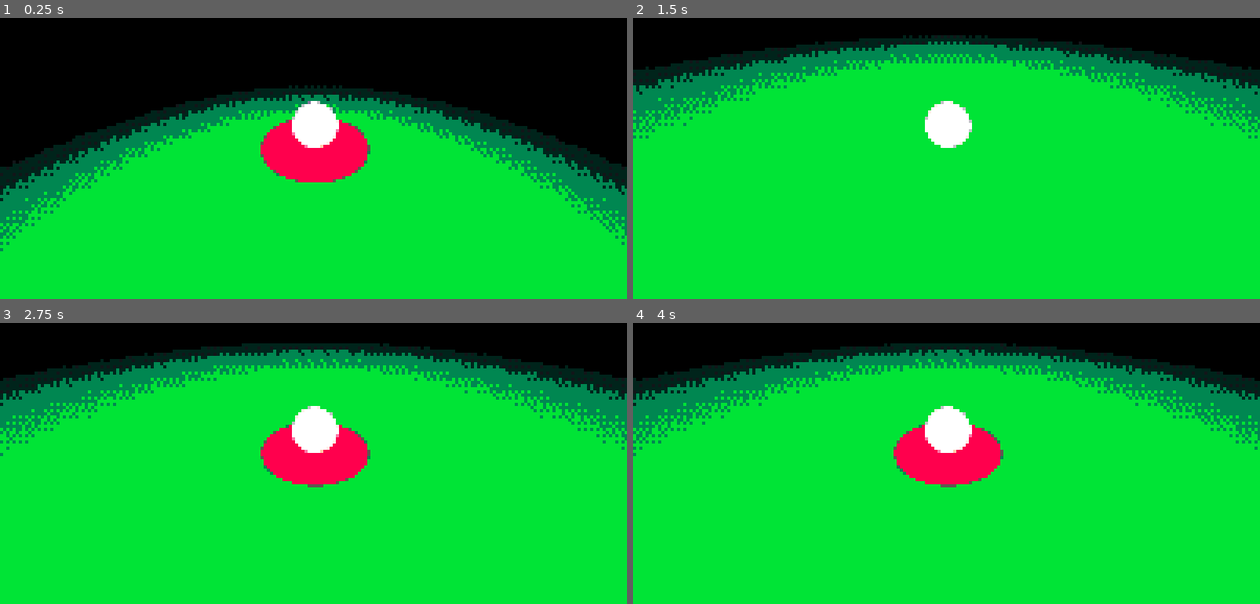
Above: before the commit, frames 1-4 (two rows, left to right).
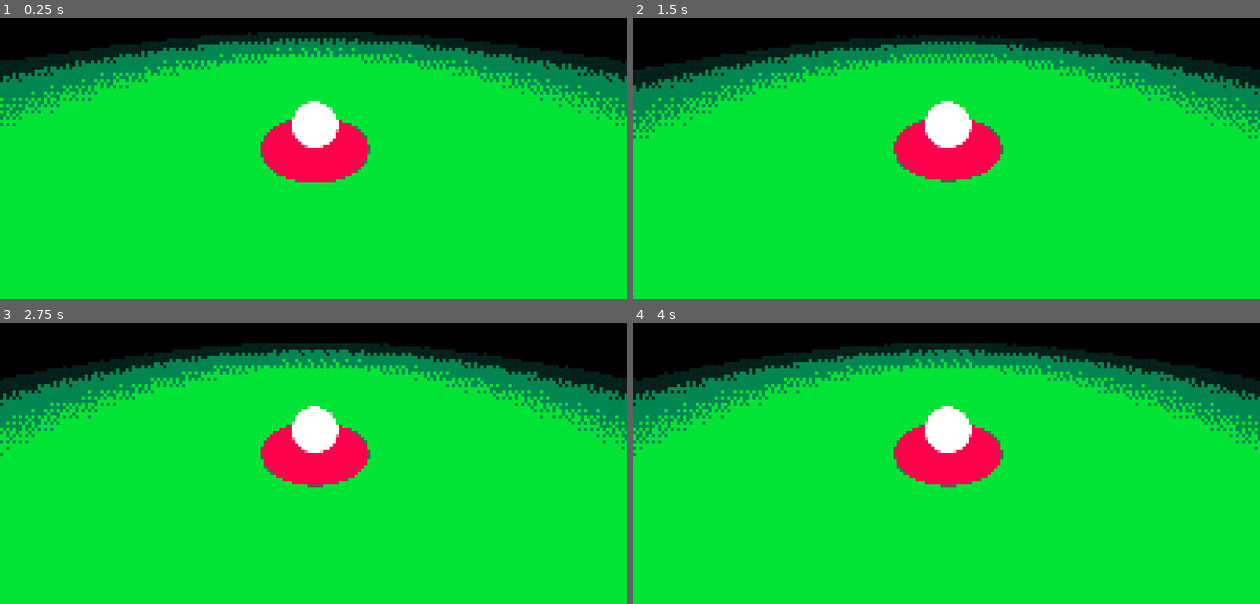
Above: after the commit, the same moments.

Repository: dhuddleston/BigModeGameJam2025
Game: Godot game, scene res://Scenes/ball_test_scene.tscn
Two runs of this game, one before a commit and one after it. Both use one fixed random seed, a clock stepped at 60 frames per second and the inputs below.
Inputs (mouse positions are in pixels of both pictures, inside the frame that each line leads up to):
- Up to frame 1 (0.25 s): no input
- Up to frame 2 (1.5 s): tap Enter at 0.5 s; move the mouse to (977, 121) at 0.52 s; click (977, 121) at 0.67 s; tap Space at 0.77 s; move the mouse to (915, 124) at 1.27 s; click (915, 124) at 1.42 s
- Up to frame 3 (2.75 s): tap Space at 1.52 s; move the mouse to (326, 421) at 2.02 s; click (326, 421) at 2.17 s
- Up to frame 4 (4 s): move the mouse to (940, 432) at 2.77 s; click (940, 432) at 2.92 s; tap Space at 3.02, 3.77 s; move the mouse to (990, 432) at 3.52 s; click (990, 432) at 3.67 s

The runs differ from the first frame. In frame 1, 39% of the frame differs, in the area x 0-100%, y 5-84%; in frame 2, 3.1%; in frame 3, less than 0.1%; in frame 4, less than 0.1%.

Commit message:
Make prefabs

Diff:
--- /dev/null
+++ b/Prefabs/generic_ground_fab.tscn
@@ -0,0 +1,25 @@
+[gd_scene load_steps=5 format=3 uid="uid://8p8kxh35wcp2"]
+
+[ext_resource type="PhysicsMaterial" uid="uid://cfru8dkauad3i" path="res://PhysMats/ground_standard.tres" id="1_vmhdi"]
+
+[sub_resource type="WorldBoundaryShape3D" id="WorldBoundaryShape3D_7bypn"]
+
+[sub_resource type="PlaneMesh" id="PlaneMesh_jcsg1"]
+
+[sub_resource type="StandardMaterial3D" id="StandardMaterial3D_5qy6h"]
+albedo_color = Color(0, 1, 0.233333, 1)
+metallic_specular = 0.0
+roughness = 0.0
+
+[node name="GroundPlane" type="StaticBody3D"]
+transform = Transform3D(10, 0, 0, 0, 10, 0, 0, 0, 10, 0, 0, 0)
+physics_material_override = ExtResource("1_vmhdi")
+
+[node name="GroundCollider" type="CollisionShape3D" parent="."]
+transform = Transform3D(0.1, 0, 0, 0, 0.1, 0, 0, 0, 0.1, 0, 0, 0)
+shape = SubResource("WorldBoundaryShape3D_7bypn")
+
+[node name="GroundMesh" type="MeshInstance3D" parent="."]
+mesh = SubResource("PlaneMesh_jcsg1")
+skeleton = NodePath("../..")
+surface_material_override/0 = SubResource("StandardMaterial3D_5qy6h")
--- /dev/null
+++ b/Prefabs/generic_obstacle_fab.tscn
@@ -0,0 +1,17 @@
+[gd_scene load_steps=4 format=3 uid="uid://bcf1fa0rbl21w"]
+
+[ext_resource type="PhysicsMaterial" uid="uid://h7seibwfgsp4" path="res://PhysMats/wall.tres" id="1_nyy5r"]
+
+[sub_resource type="BoxShape3D" id="BoxShape3D_7atu5"]
+
+[sub_resource type="BoxMesh" id="BoxMesh_3nibx"]
+
+[node name="GenericObstacle" type="StaticBody3D"]
+transform = Transform3D(3, 0, 0, 0, 3, 0, 0, 0, 3, 19.014, -1.13257, 4.19198)
+physics_material_override = ExtResource("1_nyy5r")
+
+[node name="CollisionShape3D" type="CollisionShape3D" parent="."]
+shape = SubResource("BoxShape3D_7atu5")
+
+[node name="MeshInstance3D" type="MeshInstance3D" parent="."]
+mesh = SubResource("BoxMesh_3nibx")
--- /dev/null
+++ b/Prefabs/player_controller_fab.tscn
@@ -0,0 +1,78 @@
+[gd_scene load_steps=10 format=3 uid="uid://cyeckytrn2v3p"]
+
+[ext_resource type="Script" path="res://Scripts/player_controller.gd" id="1_nv0vu"]
+[ext_resource type="PhysicsMaterial" uid="uid://bjqrehal88572" path="res://PhysMats/ball.tres" id="2_jcgso"]
+[ext_resource type="Material" uid="uid://be0w0a33lrpw4" path="res://Materials/IndicatorMat.tres" id="3_1tfm4"]
+
+[sub_resource type="SphereShape3D" id="SphereShape3D_0ujoa"]
+
+[sub_resource type="SphereMesh" id="SphereMesh_jngx2"]
+
+[sub_resource type="StandardMaterial3D" id="StandardMaterial3D_sdtb4"]
+emission_enabled = true
+emission = Color(1, 1, 1, 1)
+
+[sub_resource type="Environment" id="Environment_wmfqj"]
+background_mode = 1
+
+[sub_resource type="PrismMesh" id="PrismMesh_10uax"]
+
+[sub_resource type="CylinderMesh" id="CylinderMesh_0riom"]
+material = ExtResource("3_1tfm4")
+top_radius = 0.24
+bottom_radius = 0.24
+height = 0.02
+
+[node name="PlayerController" type="Node3D"]
+script = ExtResource("1_nv0vu")
+
+[node name="Checkpoint" type="Node3D" parent="."]
+
+[node name="GolfBall" type="RigidBody3D" parent="."]
+transform = Transform3D(1, 0, 0, 0, 1, 0, 0, 0, 1, 0, 0.15, 0)
+physics_material_override = ExtResource("2_jcgso")
+continuous_cd = true
+linear_damp_mode = 1
+linear_damp = 0.4
+angular_damp_mode = 1
+angular_damp = 0.4
+
+[node name="CollisionShape3D" type="CollisionShape3D" parent="GolfBall"]
+transform = Transform3D(0.2, 0, 0, 0, 0.2, 0, 0, 0, 0.2, 0, 0, 0)
+shape = SubResource("SphereShape3D_0ujoa")
+
+[node name="BallMesh" type="MeshInstance3D" parent="GolfBall"]
+transform = Transform3D(0.2, 0, 0, 0, 0.2, 0, 0, 0, 0.2, 0, 0, 0)
+mesh = SubResource("SphereMesh_jngx2")
+skeleton = NodePath("../../..")
+surface_material_override/0 = SubResource("StandardMaterial3D_sdtb4")
+
+[node name="BallLight" type="OmniLight3D" parent="GolfBall"]
+light_size = 3.0
+light_specular = 0.0
+distance_fade_begin = 1.0
+distance_fade_length = 1.0
+omni_range = 4.0
+omni_attenuation = 0.0
+
+[node name="CameraRoot" type="Node3D" parent="."]
+transform = Transform3D(1, 0, 0, 0, 1, 0, 0, 0, 1, 0, 0.1, 0)
+
+[node name="CameraArm" type="Node3D" parent="CameraRoot"]
+transform = Transform3D(1, 0, 0, 0, 0.866025, 0.5, 0, -0.5, 0.866025, 0, 0, 0)
+
+[node name="Camera3D" type="Camera3D" parent="CameraRoot/CameraArm"]
+transform = Transform3D(1, 0, 0, 0, 1, 0, 0, 0, 1, 0, 0, 1)
+environment = SubResource("Environment_wmfqj")
+
+[node name="PowerVisualizer" type="Node3D" parent="CameraRoot"]
+transform = Transform3D(1, 0, 0, 0, 1, 0, 0, 0, 1, 0, -0.1, 0)
+
+[node name="MeshInstance3D" type="MeshInstance3D" parent="CameraRoot/PowerVisualizer"]
+transform = Transform3D(0.24, 0, 0, 0, -4.37114e-07, 0.029, 0, -10, -1.26763e-09, 0, 0, -5)
+mesh = SubResource("PrismMesh_10uax")
+surface_material_override/0 = ExtResource("3_1tfm4")
+
+[node name="ReadyVisualizer" type="MeshInstance3D" parent="CameraRoot"]
+transform = Transform3D(1, 0, 0, 0, 1, 0, 0, 0, 1, 0, -0.1, 0)
+mesh = SubResource("CylinderMesh_0riom")
--- a/Scenes/ball_test_scene.tscn
+++ b/Scenes/ball_test_scene.tscn
@@ -1,32 +1,11 @@
-[gd_scene load_steps=22 format=3 uid="uid://cc2qtlonu3kjy"]
-
-[ext_resource type="Script" path="res://Scripts/player_controller.gd" id="1_b3j7p"]
-[ext_resource type="PhysicsMaterial" uid="uid://bjqrehal88572" path="res://PhysMats/ball.tres" id="2_dnxe2"]
-[ext_resource type="PhysicsMaterial" uid="uid://cfru8dkauad3i" path="res://PhysMats/ground_standard.tres" id="2_ru4nu"]
+[gd_scene load_steps=11 format=3 uid="uid://cc2qtlonu3kjy"]
+
+[ext_resource type="PackedScene" uid="uid://8p8kxh35wcp2" path="res://Prefabs/generic_ground_fab.tscn" id="2_ckkoi"]
 [ext_resource type="PhysicsMaterial" uid="uid://h7seibwfgsp4" path="res://PhysMats/wall.tres" id="3_1k2k1"]
-[ext_resource type="Material" uid="uid://be0w0a33lrpw4" path="res://Materials/IndicatorMat.tres" id="3_glcwq"]
 [ext_resource type="Material" uid="uid://brk32xxt11xlq" path="res://Shaders/pixelate.tres" id="3_job2l"]
 [ext_resource type="Material" uid="uid://dhx4ofxlsc56i" path="res://Shaders/quantize.tres" id="4_ne0pl"]
 [ext_resource type="Material" uid="uid://c0eyq16e63ikx" path="res://Shaders/dither.tres" id="5_7iyac"]
-
-[sub_resource type="SphereShape3D" id="SphereShape3D_0ujoa"]
-
-[sub_resource type="SphereMesh" id="SphereMesh_jngx2"]
-
-[sub_resource type="StandardMaterial3D" id="StandardMaterial3D_sdtb4"]
-emission_enabled = true
-emission = Color(1, 1, 1, 1)
-
-[sub_resource type="Environment" id="Environment_wmfqj"]
-background_mode = 1
-
-[sub_resource type="PrismMesh" id="PrismMesh_10uax"]
-
-[sub_resource type="CylinderMesh" id="CylinderMesh_0riom"]
-material = ExtResource("3_glcwq")
-top_radius = 0.24
-bottom_radius = 0.24
-height = 0.02
+[ext_resource type="PackedScene" uid="uid://cyeckytrn2v3p" path="res://Prefabs/player_controller_fab.tscn" id="6_cntky"]
 
 [sub_resource type="BoxShape3D" id="BoxShape3D_7atu5"]
 
@@ -36,69 +15,7 @@
 
 [sub_resource type="CylinderMesh" id="CylinderMesh_w5iey"]
 
-[sub_resource type="WorldBoundaryShape3D" id="WorldBoundaryShape3D_7bypn"]
-
-[sub_resource type="PlaneMesh" id="PlaneMesh_jcsg1"]
-
-[sub_resource type="StandardMaterial3D" id="StandardMaterial3D_5qy6h"]
-albedo_color = Color(0, 1, 0.233333, 1)
-metallic_specular = 0.0
-roughness = 0.0
-
 [node name="BallTestScene" type="Node3D"]
-
-[node name="PlayerController" type="Node3D" parent="."]
-script = ExtResource("1_b3j7p")
-
-[node name="Checkpoint" type="Node3D" parent="PlayerController"]
-
-[node name="GolfBall" type="RigidBody3D" parent="PlayerController"]
-transform = Transform3D(1, 0, 0, 0, 1, 0, 0, 0, 1, 0, 1.39256, 0)
-physics_material_override = ExtResource("2_dnxe2")
-continuous_cd = true
-linear_damp_mode = 1
-linear_damp = 0.4
-angular_damp_mode = 1
-angular_damp = 0.4
-
-[node name="CollisionShape3D" type="CollisionShape3D" parent="PlayerController/GolfBall"]
-transform = Transform3D(0.2, 0, 0, 0, 0.2, 0, 0, 0, 0.2, 0, 0, 0)
-shape = SubResource("SphereShape3D_0ujoa")
-
-[node name="BallMesh" type="MeshInstance3D" parent="PlayerController/GolfBall"]
-transform = Transform3D(0.2, 0, 0, 0, 0.2, 0, 0, 0, 0.2, 0, 0, 0)
-mesh = SubResource("SphereMesh_jngx2")
-skeleton = NodePath("../../..")
-surface_material_override/0 = SubResource("StandardMaterial3D_sdtb4")
-
-[node name="BallLight" type="OmniLight3D" parent="PlayerController/GolfBall"]
-light_size = 3.0
-light_specular = 0.0
-distance_fade_begin = 1.0
-distance_fade_length = 1.0
-omni_range = 4.0
-omni_attenuation = 0.0
-
-[node name="CameraRoot" type="Node3D" parent="PlayerController"]
-
-[node name="CameraArm" type="Node3D" parent="PlayerController/CameraRoot"]
-transform = Transform3D(1, 0, 0, 0, 0.866025, 0.5, 0, -0.5, 0.866025, 0, 0, 0)
-
-[node name="Camera3D" type="Camera3D" parent="PlayerController/CameraRoot/CameraArm"]
-transform = Transform3D(1, 0, 0, 0, 1, 0, 0, 0, 1, 0, 0, 1)
-environment = SubResource("Environment_wmfqj")
-
-[node name="PowerVisualizer" type="Node3D" parent="PlayerController/CameraRoot"]
-transform = Transform3D(1, 0, 0, 0, 1, 0, 0, 0, 1, 0, -0.1, 0)
-
-[node name="MeshInstance3D" type="MeshInstance3D" parent="PlayerController/CameraRoot/PowerVisualizer"]
-transform = Transform3D(0.24, 0, 0, 0, -4.37114e-07, 0.029, 0, -10, -1.26763e-09, 0, 0, -5)
-mesh = SubResource("PrismMesh_10uax")
-surface_material_override/0 = ExtResource("3_glcwq")
-
-[node name="ReadyVisualizer" type="MeshInstance3D" parent="PlayerController/CameraRoot"]
-transform = Transform3D(1, 0, 0, 0, 1, 0, 0, 0, 1, 0, -0.1, 0)
-mesh = SubResource("CylinderMesh_0riom")
 
 [node name="Obstacle" type="StaticBody3D" parent="."]
 transform = Transform3D(0.139301, 0, 3.82551, 0, 2.15564, 0, -0.200241, 0, 2.66128, -2.59283, 0.827178, 4.81714)
@@ -270,18 +187,7 @@
 [node name="MeshInstance3D" type="MeshInstance3D" parent="Obstacle12"]
 mesh = SubResource("BoxMesh_3nibx")
 
-[node name="GroundPlane" type="StaticBody3D" parent="."]
-transform = Transform3D(10, 0, 0, 0, 10, 0, 0, 0, 10, 0, 0, 0)
-physics_material_override = ExtResource("2_ru4nu")
-
-[node name="GroundCollider" type="CollisionShape3D" parent="GroundPlane"]
-transform = Transform3D(0.1, 0, 0, 0, 0.1, 0, 0, 0, 0.1, 0, 0, 0)
-shape = SubResource("WorldBoundaryShape3D_7bypn")
-
-[node name="GroundMesh" type="MeshInstance3D" parent="GroundPlane"]
-mesh = SubResource("PlaneMesh_jcsg1")
-skeleton = NodePath("../..")
-surface_material_override/0 = SubResource("StandardMaterial3D_5qy6h")
+[node name="GroundPlane" parent="." instance=ExtResource("2_ckkoi")]
 
 [node name="CanvasLayer" type="CanvasLayer" parent="."]
 
@@ -310,3 +216,5 @@
 anchor_bottom = 1.0
 grow_horizontal = 2
 grow_vertical = 2
+
+[node name="PlayerController" parent="." instance=ExtResource("6_cntky")]
--- a/Scripts/player_controller.gd
+++ b/Scripts/player_controller.gd
@@ -105,7 +105,6 @@
 func rotateCamera(delta):
 	cameraRoot.rotate(Vector3(0,1,0), -1 * camLookSensitivityX * delta.x)
 	var targetRot = cameraArm.get_rotation_degrees().x + rad_to_deg(camLookSensitivityY * delta.y)
-	print("BEFORE: ", cameraArm.get_rotation_degrees(), "AFTER:",  targetRot)
 	if (targetRot >= maxCameraElevation and targetRot <= minCameraElevation):
 		cameraArm.rotate_object_local(Vector3(1,0,0), camLookSensitivityY * delta.y)
 
